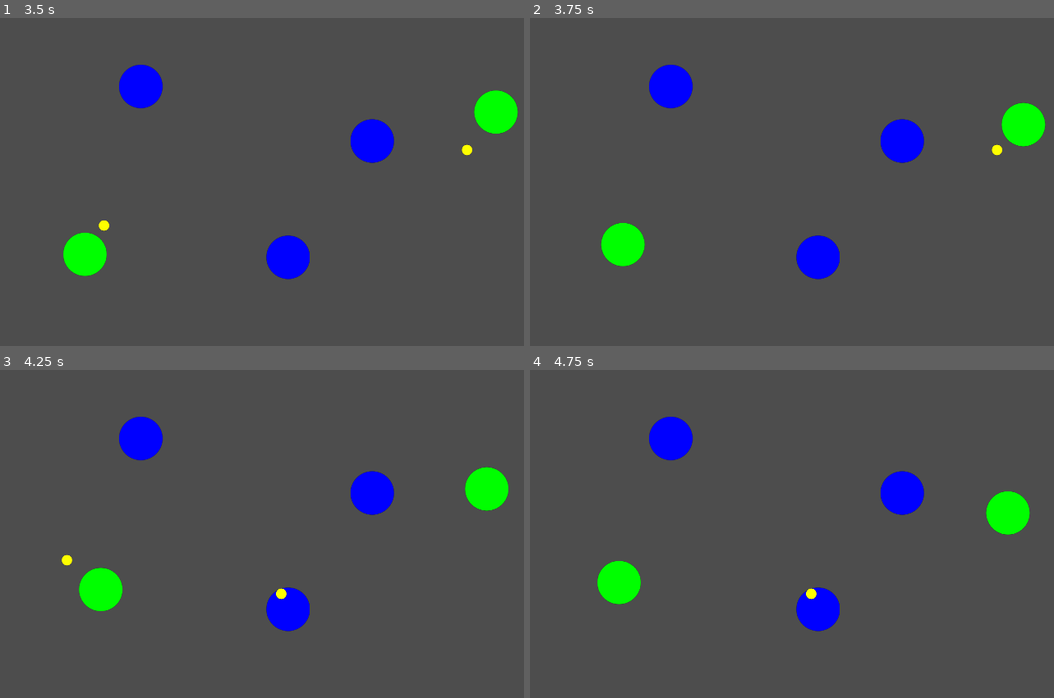
Above: before the commit, frames 1-4 (two rows, left to right).
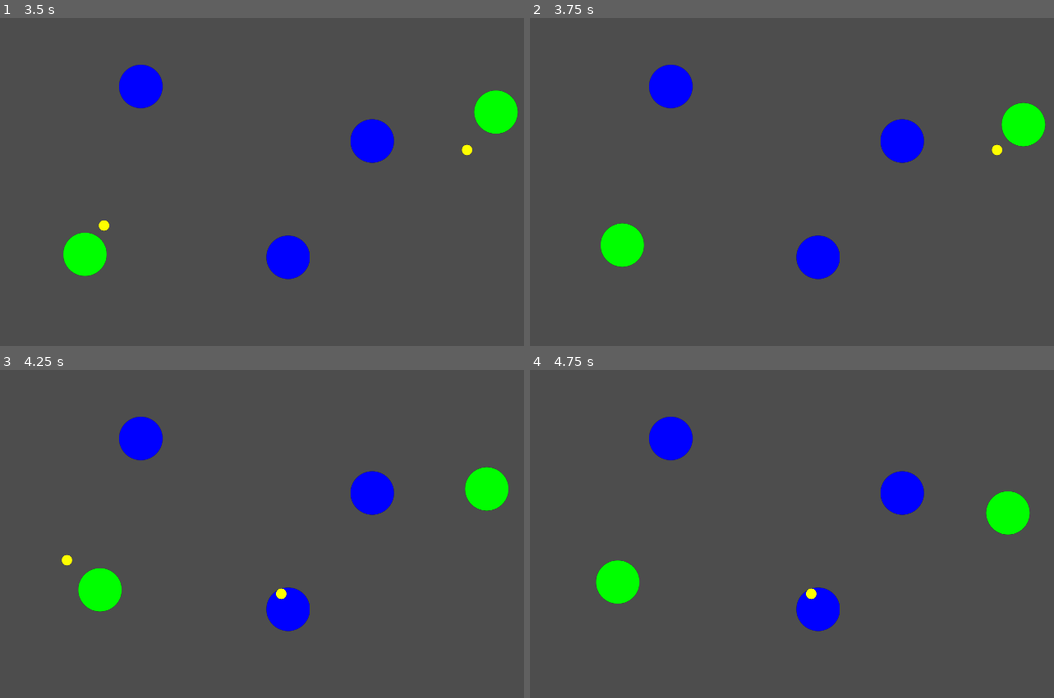
Above: after the commit, the same moments.

Repository: AntonPotapovDev/evolution-game
Game: Godot game, scene res://main.tscn
The game is run twice, just before and just after one commit, with the same random seed, the same clock (stepped at 60 frames per second) and the same inputs.
Inputs:
- Up to frame 1 (3.5 s): tap Enter at 0.5, 2 s; tap Space at 1.25 s
- Up to frame 2 (3.75 s): no input
- Up to frame 3 (4.25 s): no input
- Up to frame 4 (4.75 s): no input

Frame 1 is identical in both runs. In frame 2, less than 0.1% of the frame differs, in the area x 13-22%, y 62-76%; in frame 3, less than 0.1%; in frame 4, 0.1%, in the area x 12-22%, y 58-72%.

Commit message:
Add simple breeding system

Diff:
--- /dev/null
+++ b/ai_states/abstract_ai_state.gd
@@ -0,0 +1,34 @@
+@abstract
+class_name AbstractAiState
+extends RefCounted
+
+
+var _ai: CreatureAI
+
+
+@warning_ignore("unused_signal")
+signal state_change_request(new_state: AbstractAiState)
+
+
+func _init(ai: CreatureAI):
+    _ai = ai
+
+
+func try_get_next_state_before_enter() -> AbstractAiState:
+    return null
+
+
+func try_get_next_state_after_process() -> AbstractAiState:
+    return null
+
+
+func enter_state():
+    pass
+
+
+func leave_state():
+    pass
+
+
+func process_state(_delta: float):
+    pass
--- /dev/null
+++ b/ai_states/breeding_state.gd
@@ -0,0 +1,42 @@
+class_name BreedingState
+extends AbstractAiState
+
+
+const ENERGY_THRESHOLD: float = 0.8 * Creature.MAX_ENERGY
+const ENERGY_COST: float = 0.4 * Creature.MAX_ENERGY
+
+
+var _child: Creature = null
+
+
+func _init(ai: CreatureAI):
+    super(ai)
+
+
+static func should_enter_state(creature: Creature) -> bool:
+    return creature.energy >= ENERGY_THRESHOLD
+
+
+func try_get_next_state_before_enter() -> AbstractAiState:
+    return null
+
+
+func try_get_next_state_after_process() -> AbstractAiState:
+    if is_instance_valid(_child):
+        return LeavingCreatureState.new(_ai, _child, Vector2.LEFT)
+
+    return SearchingState.new(_ai)
+
+
+func enter_state():
+    pass
+
+
+func leave_state():
+    _child = null
+    pass
+
+
+func process_state(_delta: float):
+    _ai.creature.change_energy(-ENERGY_COST)
+    _child = _ai.creature.make_child(Vector2.RIGHT)
--- /dev/null
+++ b/ai_states/leaving_creature_state.gd
@@ -0,0 +1,48 @@
+class_name LeavingCreatureState
+extends AbstractAiState
+
+
+var _other_creature: Creature = null
+var _leave_direction: Vector2 = Vector2.ZERO
+
+
+static func make_factory(other_creature: Creature, leave_direction: Vector2) -> Callable:
+    return LeavingCreatureState.new.bind(other_creature, leave_direction)
+
+
+func _init(ai: CreatureAI, other_creature: Creature, leave_direction: Vector2):
+    super(ai)
+    _other_creature = other_creature
+    _leave_direction = leave_direction
+
+
+func try_get_next_state_before_enter() -> AbstractAiState:
+    return _try_change_state()
+
+
+func try_get_next_state_after_process() -> AbstractAiState:
+    return _try_change_state()
+
+
+func enter_state():
+    if is_instance_valid(_other_creature):
+        _other_creature.area_exited.connect(_on_creature_leaved)
+
+
+func leave_state():
+    if is_instance_valid(_other_creature):
+        _other_creature.area_exited.disconnect(_on_creature_leaved)
+
+
+func process_state(delta: float):
+    _ai.creature.move_towards(_leave_direction, delta)
+
+
+func _try_change_state() -> AbstractAiState:
+    if not is_instance_valid(_other_creature):
+        return SearchingState.new(_ai)
+    return null
+
+
+func _on_creature_leaved(_area: Area2D):
+    state_change_request.emit(SearchingState.new(_ai))
--- /dev/null
+++ b/ai_states/moving_to_target_state.gd
@@ -0,0 +1,41 @@
+class_name MovingToTargetState
+extends AbstractAiState
+
+
+var _target: Food
+
+
+func _init(ai: CreatureAI, target: Food):
+    super(ai)
+    _target = target
+
+
+func try_get_next_state_before_enter() -> AbstractAiState:
+    return _try_change_state()
+
+
+func try_get_next_state_after_process() -> AbstractAiState:
+    return _try_change_state()
+
+
+func enter_state():
+    pass
+
+
+func leave_state():
+    _target = null
+
+
+func process_state(delta: float):
+    if is_instance_valid(_target):
+        _ai.creature.move_to_target(_target, delta)
+
+
+func _try_change_state() -> AbstractAiState:
+    if BreedingState.should_enter_state(_ai.creature):
+        return BreedingState.new(_ai)
+
+    if not is_instance_valid(_target):
+        return SearchingState.new(_ai)
+
+    return null
--- /dev/null
+++ b/ai_states/searching_state.gd
@@ -0,0 +1,74 @@
+class_name SearchingState
+extends AbstractAiState
+
+
+const SEARCH_RATE: float = 0.2
+
+
+var _timer: Timer
+
+
+func _init(ai: CreatureAI):
+    super(ai)
+    _timer = Timer.new()
+    _timer.wait_time = SEARCH_RATE
+
+
+func try_get_next_state_before_enter() -> AbstractAiState:
+    if BreedingState.should_enter_state(_ai.creature):
+        return BreedingState.new(_ai)
+
+    var new_target = _find_nearest_food()
+    if new_target:
+        return MovingToTargetState.new(_ai, new_target)
+
+    return null
+
+
+func try_get_next_state_after_process() -> AbstractAiState:
+    return null
+
+
+func enter_state():
+    _timer.timeout.connect(_on_timer_timeout)
+    _ai.add_child(_timer)
+    _timer.start()
+
+
+func leave_state():
+    _timer.stop()
+    _ai.remove_child(_timer)
+    _timer.queue_free()
+    _timer = null
+
+
+func process_state(_delta: float):
+    pass
+
+
+func _find_nearest_food() -> Food:
+    var food_pickups = _ai.get_tree().get_nodes_in_group(Groups.FOOD)
+
+    var min_distance = INF
+    var new_target: Food = null
+
+    for node in food_pickups:
+        var pickup = node as Food
+        if not pickup:
+            continue
+
+        var distance = _ai.creature.position.distance_to(pickup.position)
+        if distance < min_distance:
+            min_distance = distance
+            new_target = pickup
+
+    return new_target
+
+
+func _on_timer_timeout():
+    var new_target = _find_nearest_food()
+
+    if new_target:
+        state_change_request.emit(MovingToTargetState.new(_ai, new_target))
+    else:
+        _timer.start()
--- a/creature.gd
+++ b/creature.gd
@@ -1,16 +1,39 @@
 class_name Creature
 extends Area2D
 
-#TODO: make correct _physics_process
 
 const MAX_ENERGY: float = 300
-const DEFAULT_ENERGY_CONSUMPTION: float = 1
+const STARTING_ENERGY: float = 0.4 * MAX_ENERGY
+const DEFAULT_ENERGY_CONSUMPTION: float = 10.0
 const MAX_HP: int = 10
 const MOVING_SPEED: float = 150.0
 
 
-var _energy: float = MAX_ENERGY
+var _energy: float = STARTING_ENERGY
 var _hp: int = MAX_HP
+
+
+var energy: float:
+    get:
+        return _energy
+
+
+func init_with_state(state_factory: Callable):
+    $CreatureAI.init_state(state_factory)
+
+
+func move_to_target(target: Food, delta: float) -> void:
+    var advised_dir = $MovingAdviser.advised_direction(target.global_position)
+    _move_towards(advised_dir, delta)
+
+
+func move_towards(direction: Vector2, delta: float) -> void:
+    #TODO: use MovingAdviser
+    _move_towards(direction, delta)
+
+
+func make_child(init_direction: Vector2) -> Creature:
+    return Spawner.spawn_creature(global_position, LeavingCreatureState.make_factory(self, init_direction))
 
 
 func change_energy(delta: float):
@@ -24,30 +47,17 @@
         queue_free()
 
 
-func _process_behavior(delta: float):
-    var ai = $CreatureAI
-
-    match ai.state:
-        CreatureAI.AiState.SEARCHING:
-            pass
-        CreatureAI.AiState.MOVING_TO_TARGET:
-            var target = ai.target_food
-            if not target:
-                return
-            var advised_dir = $MovingAdviser.advised_direction(target.global_position)
-            position += advised_dir * MOVING_SPEED * delta
-            #position = position.move_toward(target.position, MOVING_SPEED * delta)
+func _move_towards(direction: Vector2, delta: float) -> void:
+    global_position += direction * MOVING_SPEED * delta
 
 
-# Called when the node enters the scene tree for the first time.
 func _ready() -> void:
-    pass # Replace with function body.
+    pass
 
 
-# Called every frame. 'delta' is the elapsed time since the previous frame.
-func _process(delta: float) -> void:
-    _process_energy_and_hp(delta)
+func _process(_delta: float) -> void:
+    pass
 
 
 func _physics_process(delta: float) -> void:
-    _process_behavior(delta)
+    _process_energy_and_hp(delta)
--- a/creature.tscn
+++ b/creature.tscn
@@ -20,6 +20,7 @@
 
 [node name="Creature" type="Area2D" unique_id=950496937]
 collision_layer = 2
+collision_mask = 3
 script = ExtResource("1_fd6ru")
 
 [node name="Sprite2D" type="Sprite2D" parent="." unique_id=1303914802]
--- a/creature_ai.gd
+++ b/creature_ai.gd
@@ -1,94 +1,46 @@
+class_name CreatureAI
 extends Node2D
-class_name CreatureAI
-
-
-enum AiState
-{
-    SEARCHING,
-    MOVING_TO_TARGET
-}
 
 
 @export var creature: Creature
 
 
-var _target_food: Food
-var _current_state: AiState
+var _current_state: AbstractAiState = null
 
 
-var target_food: Food:
-    get:
-        if not is_instance_valid(_target_food):
-            return null
-
-        return _target_food
+func _ready() -> void:
+    if not _current_state:
+        _change_state(SearchingState.new(self))
 
 
-var state: AiState:
-    get:
-        return _current_state
+func _process(_delta: float) -> void:
+    pass
 
 
-func _find_nearest_food():
-    var food_pickups = get_tree().get_nodes_in_group(Groups.FOOD)
-
-    var min_distance = INF
-    var new_target: Food = null
-
-    for node in food_pickups:
-        var pickup = node as Food
-        if not pickup:
-            continue
-
-        var distance = creature.position.distance_to(pickup.position)
-        if distance < min_distance:
-            min_distance = distance
-            new_target = pickup
-
-    return new_target
+func init_state(state_factory: Callable):
+    if not _current_state:
+        _change_state(state_factory.call(self))
 
 
-func _enter_state_searching():
-    _target_food = null
-    _current_state = AiState.SEARCHING
-    _process_searching()
+func _physics_process(delta: float) -> void:
+    if _current_state:
+        _current_state.process_state(delta)
+        var new_state = _current_state.try_get_next_state_after_process()
+        if new_state:
+            _change_state(new_state)
 
 
-func _enter_state_moving_to_target(new_target: Food):
-    $FoodSearchTimer.stop()
-    _current_state = AiState.MOVING_TO_TARGET
-    _target_food = new_target
-    _process_moving_to_target()
+func _change_state(new_state: AbstractAiState):
+    if _current_state:
+        _current_state.leave_state()
+        _current_state.state_change_request.disconnect(_change_state)
 
+    while true:
+        var actual_state = new_state.try_get_next_state_before_enter()
+        if not actual_state:
+            break
+        new_state = actual_state
 
-func _process_searching():
-    var new_target = _find_nearest_food()
-
-    if new_target:
-        _enter_state_moving_to_target(new_target)
-    else:
-        $FoodSearchTimer.start()
-
-
-func _process_moving_to_target():
-    if not is_instance_valid(_target_food):
-        _enter_state_searching()
-
-
-# Called when the node enters the scene tree for the first time.
-func _ready() -> void:
-    _enter_state_searching()
-
-
-# Called every frame. 'delta' is the elapsed time since the previous frame.
-func _process(_delta: float) -> void:
-    match _current_state:
-        AiState.SEARCHING:
-            # Done by timer callback
-            pass
-        AiState.MOVING_TO_TARGET:
-            _process_moving_to_target()
-
-
-func _on_food_search_timer_timeout() -> void:
-    _process_searching()
+    _current_state = new_state
+    _current_state.state_change_request.connect(_change_state)
+    _current_state.enter_state()
--- a/creature_ai.tscn
+++ b/creature_ai.tscn
@@ -4,8 +4,3 @@
 
 [node name="CreatureAI" type="Node2D" unique_id=2121719845]
 script = ExtResource("1_urow7")
-
-[node name="FoodSearchTimer" type="Timer" parent="." unique_id=1388648272]
-wait_time = 0.2
-
-[connection signal="timeout" from="FoodSearchTimer" to="." method="_on_food_search_timer_timeout"]
--- a/food.gd
+++ b/food.gd
@@ -2,7 +2,7 @@
 extends Area2D
 
 
-const ENERGY_BOOST: float = 1
+const ENERGY_BOOST: float = 50.0
 
 
 func _consume(consuming_creature: Creature):
@@ -10,12 +10,10 @@
     queue_free()
 
 
-# Called when the node enters the scene tree for the first time.
 func _ready() -> void:
     add_to_group(Groups.FOOD)
 
 
-# Called every frame. 'delta' is the elapsed time since the previous frame.
 func _process(_delta: float) -> void:
     pass
 
--- a/groups.gd
+++ b/groups.gd
@@ -1,5 +1,5 @@
+class_name Groups
 extends RefCounted
-class_name Groups
 
 
 const FOOD: StringName = &"food"
--- a/main.gd
+++ b/main.gd
@@ -1,7 +1,4 @@
 extends Node2D
-
-
-@export var food_scene: PackedScene
 
 
 var _screen_size: Vector2
@@ -9,27 +6,22 @@
 
 
 func _spawn_food() -> void:
-    var food_pick = food_scene.instantiate()
-
     var center = _screen_size / 2
     var coef = 0.7
 
     var move_x = _rng.randf_range(-center.x * coef, center.x * coef)
     var move_y = _rng.randf_range(-center.y * coef, center.y * coef)
 
-    food_pick.position = center + Vector2(move_x, move_y)
-
-    add_child(food_pick)
+    Spawner.spawn_food(center + Vector2(move_x, move_y))
 
 
-# Called when the node enters the scene tree for the first time.
 func _ready() -> void:
     _screen_size = get_viewport_rect().size
     _rng = RandomNumberGenerator.new()
 
     $FoodTimer.start()
 
-# Called every frame. 'delta' is the elapsed time since the previous frame.
+
 func _process(_delta: float) -> void:
     pass
 
--- a/main.tscn
+++ b/main.tscn
@@ -2,12 +2,10 @@
 
 [ext_resource type="Script" uid="uid://c6liunqprkle5" path="res://main.gd" id="1_0xm2m"]
 [ext_resource type="PackedScene" uid="uid://c71ebubvtykbs" path="res://creature.tscn" id="1_ig7tw"]
-[ext_resource type="PackedScene" uid="uid://b0giwxp8kbn33" path="res://food.tscn" id="2_h2yge"]
 [ext_resource type="PackedScene" uid="uid://bnxbn30ept40p" path="res://dummy_creature.tscn" id="4_1bvp3"]
 
 [node name="Main" type="Node2D" unique_id=1257805047]
 script = ExtResource("1_0xm2m")
-food_scene = ExtResource("2_h2yge")
 
 [node name="FoodTimer" type="Timer" parent="." unique_id=1839282753]
 wait_time = 2.0
--- a/moving_adviser.gd
+++ b/moving_adviser.gd
@@ -1,7 +1,6 @@
 class_name MovingAdviser
 extends Node2D
 
-#TODO: need refactoring
 
 const FRONT_RAY_LENGTH: float = 600.0
 const MIDDLE_RAY_LENGTH: float = 600.0
@@ -99,6 +98,7 @@
     var distance = orig_pos.distance_to(hit_pos)
     return 2 * (1.0 - pow(distance / ray_length, 4))
 
+
 func _make_ray(orig_pos: Vector2, main_dir: Vector2, angle: float, length: float) -> Dictionary:
     var angle_rad = deg_to_rad(angle)
     var ray_dir = main_dir.rotated(angle_rad)
--- a/project.godot
+++ b/project.godot
@@ -16,6 +16,10 @@
 boot_splash/stretch_mode=0
 config/icon="res://icon.svg"
 
+[autoload]
+
+Spawner="*uid://dmjmbpbf4a3ag"
+
 [display]
 
 window/size/viewport_width=1920
--- /dev/null
+++ b/spawner.gd
@@ -0,0 +1,24 @@
+extends Node
+
+
+const CREATURE_SCENE = preload("res://creature.tscn")
+const FOOD_SCENE = preload("res://food.tscn")
+
+
+func spawn_creature(global_position: Vector2, state_factory: Callable = Callable()) -> Creature:
+    var instance = CREATURE_SCENE.instantiate() as Creature
+    if not state_factory.is_null():
+        instance.init_with_state(state_factory)
+    _add_object_to_scene(instance, global_position)
+    return instance
+
+
+func spawn_food(global_position: Vector2) -> Food:
+    var instance = FOOD_SCENE.instantiate() as Food
+    _add_object_to_scene(instance, global_position)
+    return instance
+
+
+func _add_object_to_scene(obj: Node2D, global_position: Vector2):
+    obj.global_position = global_position
+    get_tree().current_scene.add_child(obj)
Not shown, added: ai_states/abstract_ai_state.gd.uid
Not shown, added: ai_states/breeding_state.gd.uid
Not shown, added: ai_states/leaving_creature_state.gd.uid
Not shown, added: ai_states/moving_to_target_state.gd.uid
Not shown, added: ai_states/searching_state.gd.uid
Not shown, added: spawner.gd.uid
